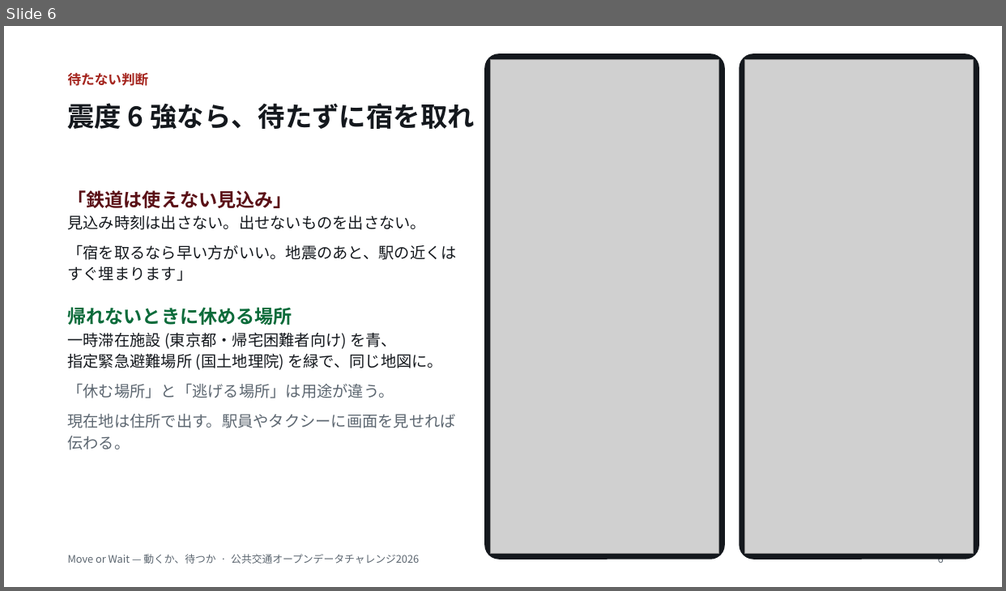
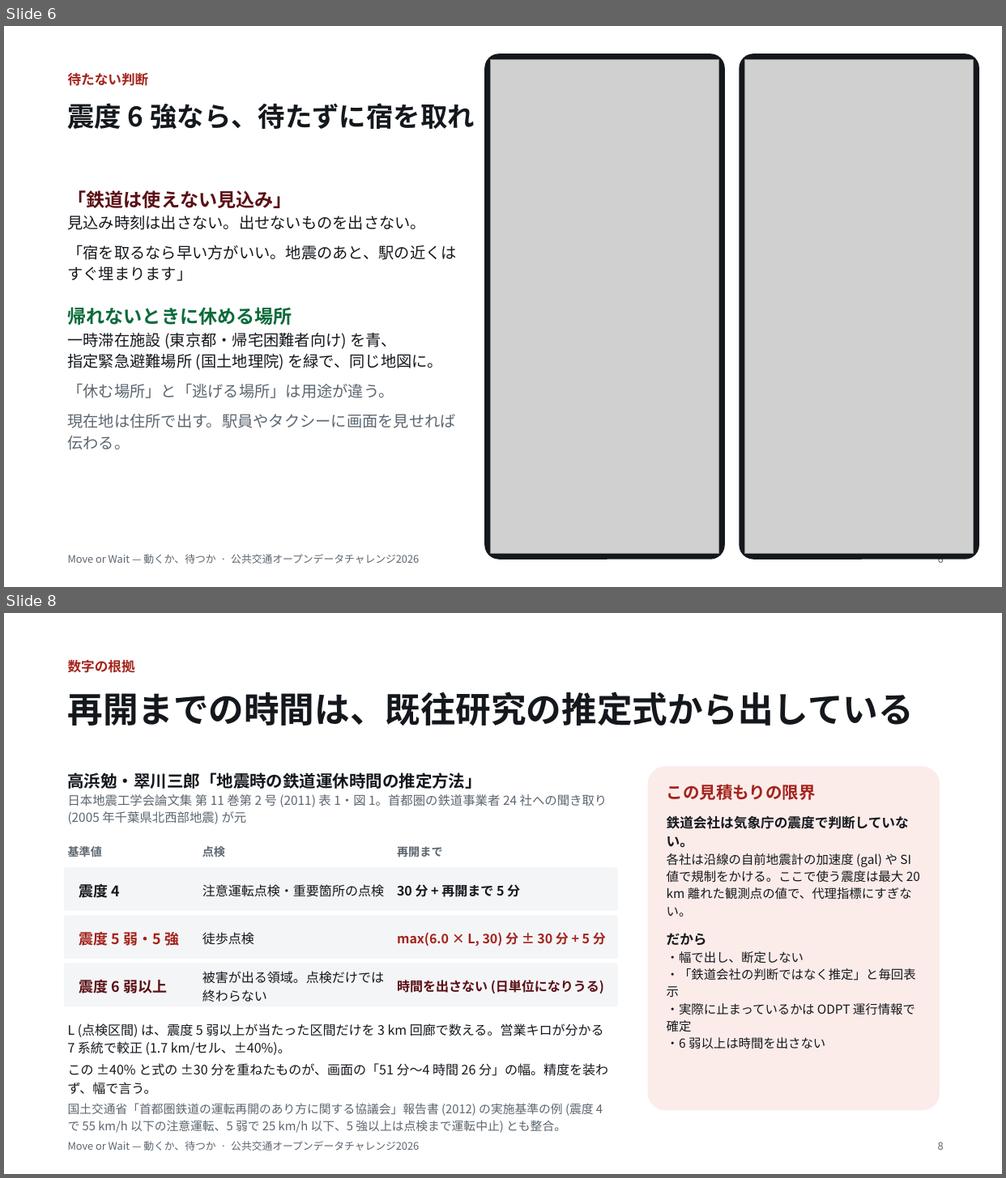
Before and after one commit to tyra0119/pj_DisasterPrevention, a slide deck: 公共交通オープンデータチャレンジ2026/紹介スライド.pptx. Shown one above the other, each under a label of ours: slide 6 before the commit, slides 6 and 8 after it; the slides between them are not shown. The pictures are 1006x591 and 1006x1178 pixels, drawn with LibreOffice and Linux fonts; fonts in the diff are those of the drawing; grey boxes stand for pictures. Boxes give left, top, right and bottom in pixels: in the first picture for what was removed or moved away, otherwise in the second. Text is boxed around its words. In the diff, an @@ line names an element or a change of style, - is before the commit and + after.

```diff
--- a/公共交通オープンデータチャレンジ2026/紹介スライド.pptx
+++ b/公共交通オープンデータチャレンジ2026/紹介スライド.pptx
@@ slide 8 added at bbox=[4, 613, 1002, 1174], background #FFFFFF @@
@@ text added at bbox=[68, 660, 135, 673], 13 pt, text #A4231C, bold @@
+数字の根拠
@@ text added at bbox=[68, 692, 914, 726], 34 pt, text #14181D, bold @@
+再開までの時間は、既往研究の推定式から出している
@@ text added at bbox=[68, 773, 607, 824], 12 pt, text #5C6670 @@
+高浜勉・翠川三郎「地震時の鉄道運休時間の推定方法」
+日本地震工学会論文集 第 11 巻第 2 号 (2011) 表 1・図 1。首都圏の鉄道事業者 24 社への聞き取り (2005 年千葉県北西部地震) が元
@@ rounded rectangle added at bbox=[648, 766, 940, 1111], fill #FBECEA @@
@@ text added at bbox=[667, 784, 920, 1050], 12 pt, text #14181D @@
+この見積もりの限界
+鉄道会社は気象庁の震度で判断していない。
+各社は沿線の自前地震計の加速度 (gal) や SI 値で規制をかける。ここで使う震度は最大 20 km 離れた観測点の値で、代理指標にすぎない。
+だから
+・幅で出し、断定しない
+・「鉄道会社の判断ではなく推定」と毎回表示
+・実際に止まっているかは ODPT 運行情報で確定
+・6 弱以上は時間を出さない
@@ text added at bbox=[68, 845, 102, 859], 11 pt, text #5C6670, bold @@
+基準値
@@ text added at bbox=[202, 846, 225, 857], 11 pt, text #5C6670, bold @@
+点検
@@ text added at bbox=[397, 846, 443, 858], 11 pt, text #5C6670, bold @@
+再開まで
@@ rounded rectangle added at bbox=[64, 867, 618, 911], fill #F4F5F7 @@
@@ text added at bbox=[79, 882, 120, 901], 14 pt, text #14181D, bold @@
+震度 4
@@ text added at bbox=[202, 884, 384, 897], 12.5 pt, text #14181D @@
+注意運転点検・重要箇所の点検
@@ text added at bbox=[397, 884, 520, 897], 12.5 pt, text #14181D, bold @@
+30 分 + 再開まで 5 分
@@ rounded rectangle added at bbox=[64, 915, 618, 959], fill #F4F5F7 @@
@@ text added at bbox=[79, 930, 179, 949], 14 pt, text #A4231C, bold @@
+震度 5 弱・5 強
@@ text added at bbox=[202, 932, 254, 945], 12.5 pt, text #14181D @@
+徒歩点検
@@ text added at bbox=[397, 932, 606, 946], 12.5 pt, text #A4231C, bold @@
+max(6.0 × L, 30) 分 ± 30 分 + 5 分
@@ rounded rectangle added at bbox=[64, 964, 618, 1007], fill #F4F5F7 @@
@@ text added at bbox=[202, 971, 384, 1002], 12.5 pt, text #14181D @@
+被害が出る領域。点検だけでは終わらない
@@ text added at bbox=[79, 977, 167, 997], 14 pt, text #5A1016, bold @@
+震度 6 弱以上
@@ text added at bbox=[397, 980, 604, 994], 12.5 pt, text #5A1016, bold @@
+時間を出さない (日単位になりうる)
@@ text added at bbox=[68, 1024, 608, 1133], 12.5 pt, text #14181D @@
+L (点検区間) は、震度 5 弱以上が当たった区間だけを 3 km 回廊で数える。営業キロが分かる 7 系統で較正 (1.7 km/セル、±40%)。
+この ±40% と式の ±30 分を重ねたものが、画面の「51 分〜4 時間 26 分」の幅。精度を装わず、幅で言う。
+国土交通省「首都圏鉄道の運転再開のあり方に関する協議会」報告書 (2012) の実施基準の例 (震度 4 で 55 km/h 以下の注意運転、5 弱で 25 km/h 以下、5 強以上は点検まで運転中止) とも整合。
@@ text added at bbox=[68, 1141, 419, 1151], 10 pt, text #5C6670 @@
+Move or Wait — 動くか、待つか · 公共交通オープンデータチャレンジ2026
@@ text added at bbox=[938, 1142, 944, 1150], 10 pt, text #5C6670 @@
+8
```
Also in this commit, not shown: 6 slides changed, 1 other slide added, 6 other files.
